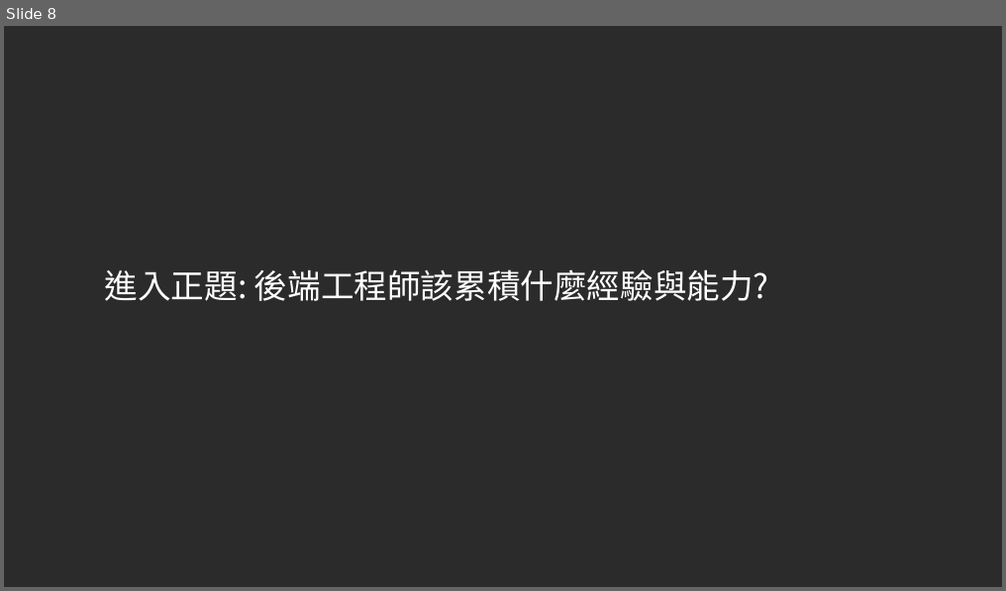
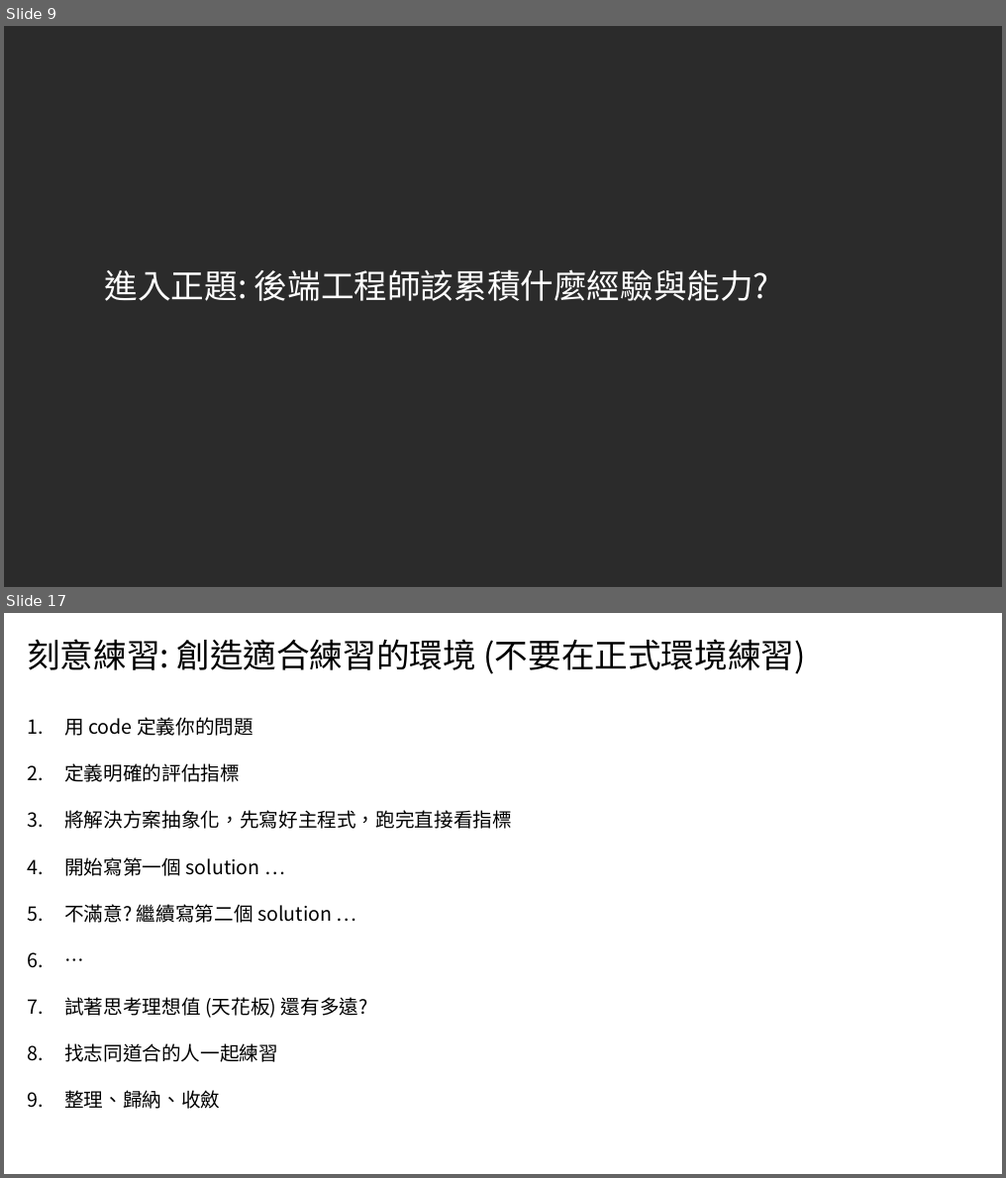
Before and after one commit to andrew0928/Meetup, a slide deck: 20200823.Study4Dev/Study4-後端工程師的修練之路-AndrewWu.pptx. Shown one above the other, each under a label of ours: slide 8 before the commit, slides 9 and 17 after it; the slides between them are not shown. The pictures are 1006x591 and 1006x1178 pixels, drawn with LibreOffice and Linux fonts; fonts in the diff are those of the drawing; background and template pictures are left out; a plain dark background stands for a picture behind light text. Boxes give left, top, right and bottom in pixels: in the first picture for what was removed or moved away, otherwise in the second. Text is boxed around its words. In the diff, an @@ line names an element or a change of style, - is before the commit and + after.

```diff
--- a/20200823.Study4Dev/Study4-後端工程師的修練之路-AndrewWu.pptx
+++ b/20200823.Study4Dev/Study4-後端工程師的修練之路-AndrewWu.pptx
@@ slide 17 added at (x1=4, y1=613, x2=1002, y2=1174), background #FFFFFF @@
@@ title added at (x1=27, y1=639, x2=806, y2=674), 24 pt, text #000000 @@
+刻意練習: 創造適合練習的環境 (不要在正式環境練習)
@@ subtitle added at (x1=64, y1=717, x2=512, y2=1109), 14 pt, text #000000 @@
+1. 用 code 定義你的問題
+2. 定義明確的評估指標
+3. 將解決方案抽象化，先寫好主程式，跑完直接看指標
+4. 開始寫第一個 solution …
+5. 不滿意? 繼續寫第二個 solution …
+6. …
+7. 試著思考理想值 (天花板) 還有多遠?
+8. 找志同道合的人一起練習
+9. 整理、歸納、收斂
@@ what was slide 8 is now slide 9 @@
```
Also in this commit, not shown: 2 slides changed, 9 other slides added, 8 slides removed.
